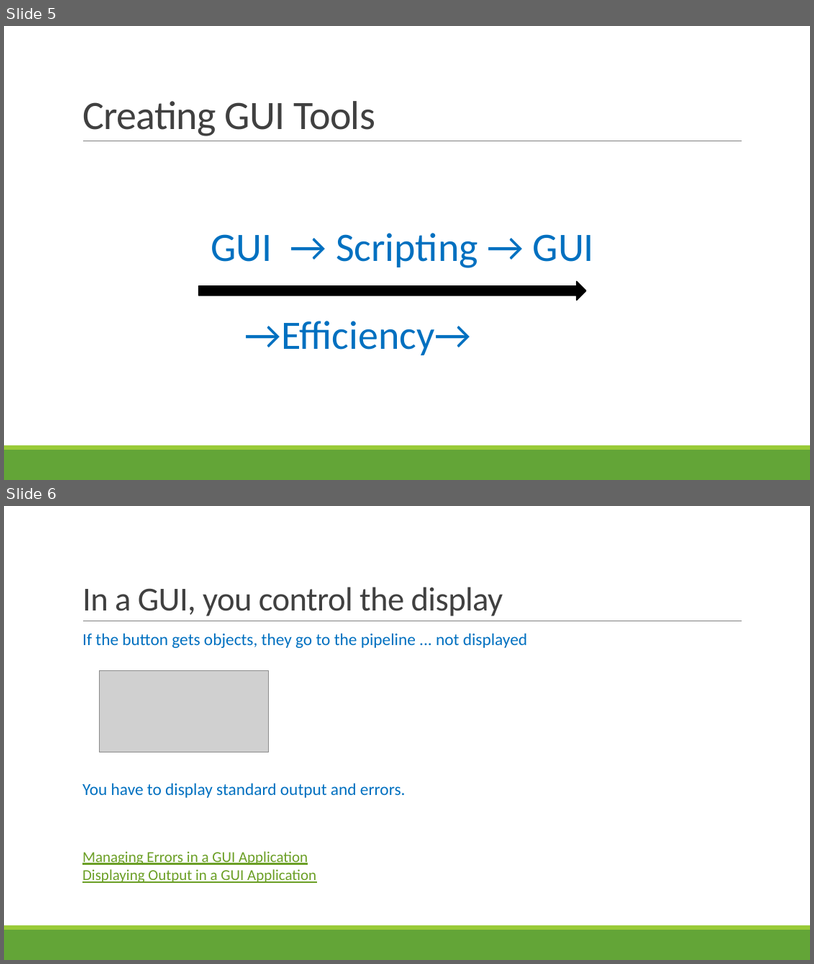
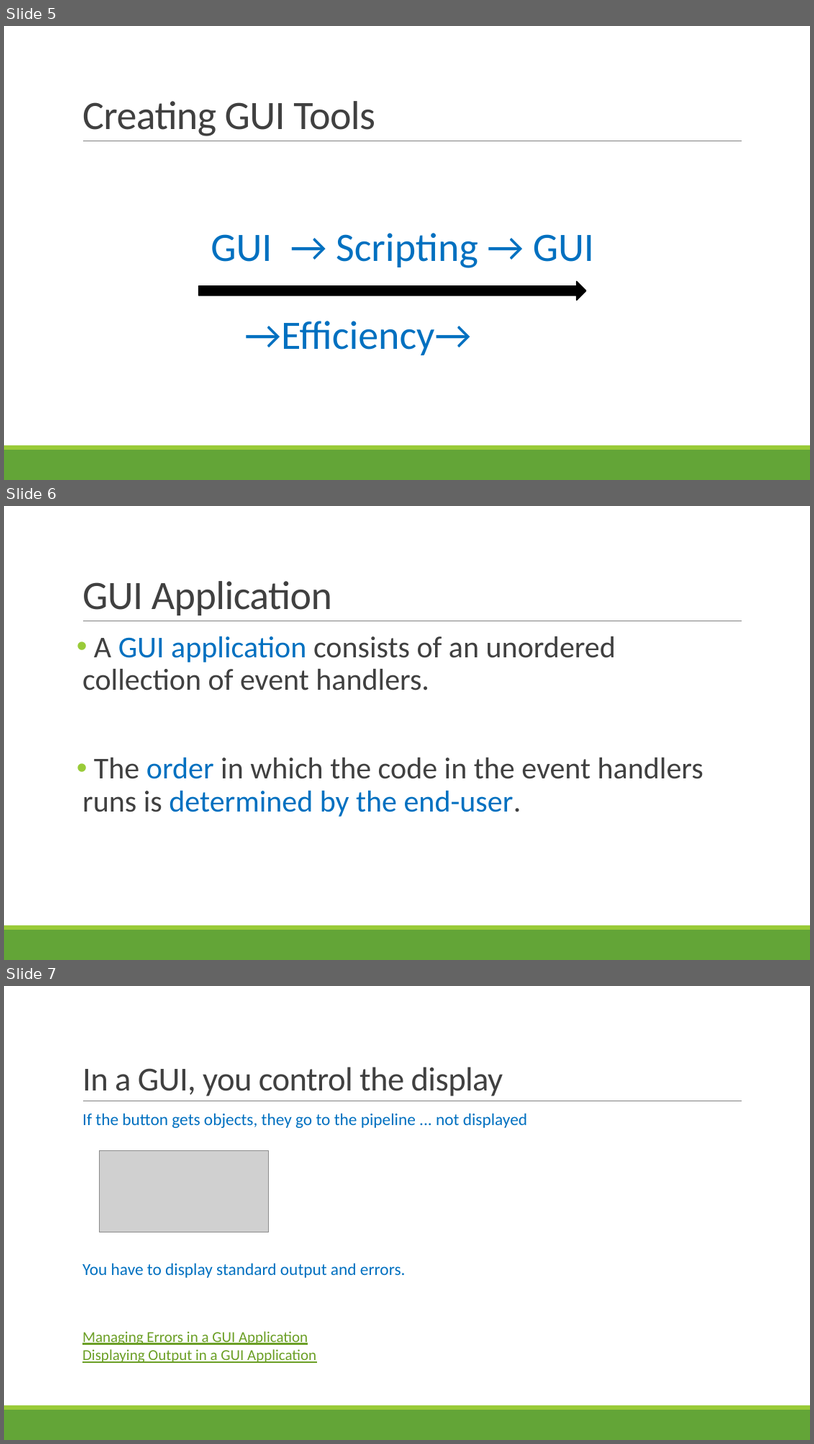
Before and after one commit to juneb/ThinkingInEvents, a slide deck: ThinkingInEvents-UserGroupTalk.pptx. Shown one above the other, each under a label of ours: slides 5 and 6 before the commit, slides 5, 6 and 7 after it. The pictures are 814x964 and 814x1444 pixels, drawn with LibreOffice and Linux fonts; fonts in the diff are those of the drawing; grey boxes stand for pictures. Boxes give left, top, right and bottom in pixels: in the first picture for what was removed or moved away, otherwise in the second. Text is boxed around its words. In the diff, an @@ line names an element or a change of style, - is before the commit and + after.

Commit message:
App is a collection slide

```diff
--- a/ThinkingInEvents-UserGroupTalk.pptx
+++ b/ThinkingInEvents-UserGroupTalk.pptx
@@ slide 6 added at [4,506,810,960], background #FFFFFF; not listed: 3 template elements that a slide beside it also shows @@
@@ title added at [82,581,332,615], 48 pt, text #404040 @@
+GUI Application
@@ text added at [82,636,704,816], 36 pt, text #404040 @@
+• A GUI application consists of an unordered collection of event handlers.
+• The order in which the code in the event handlers runs is determined by the end-user.
@@ what was slide 6 is now slide 7 @@
```
